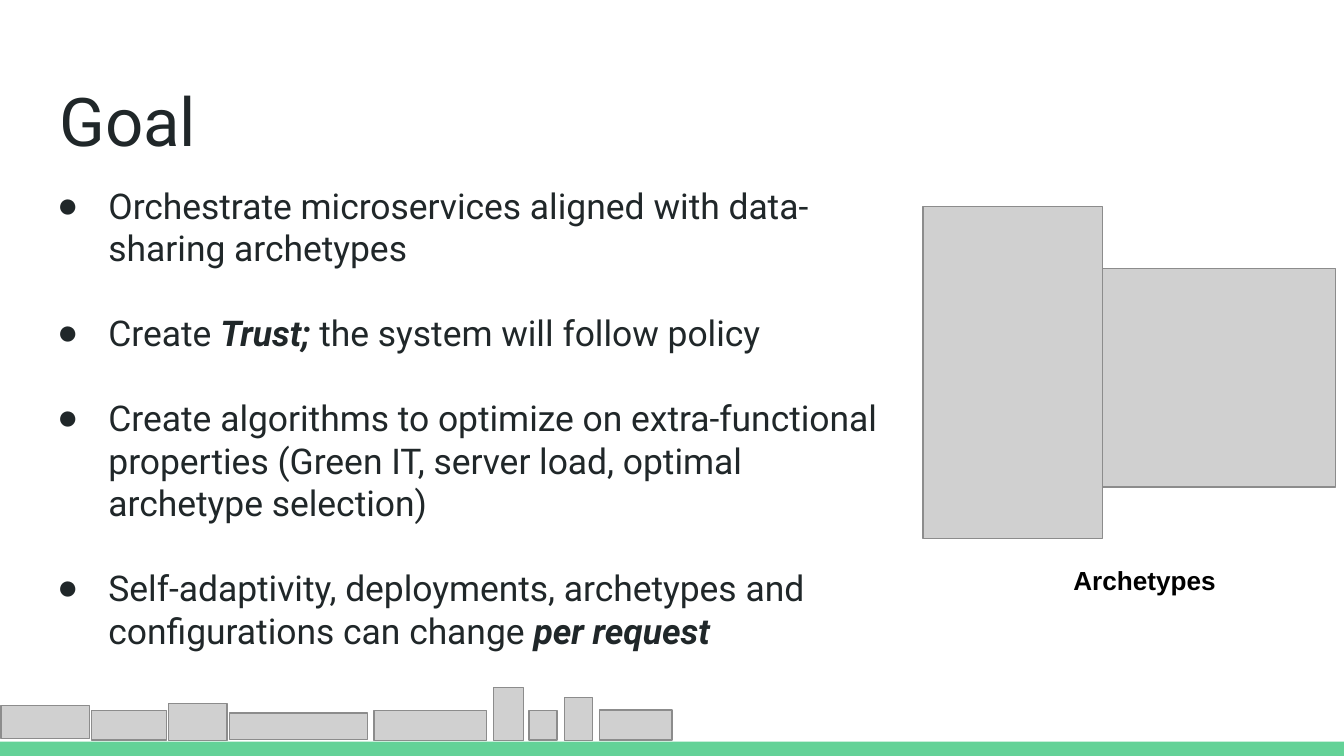
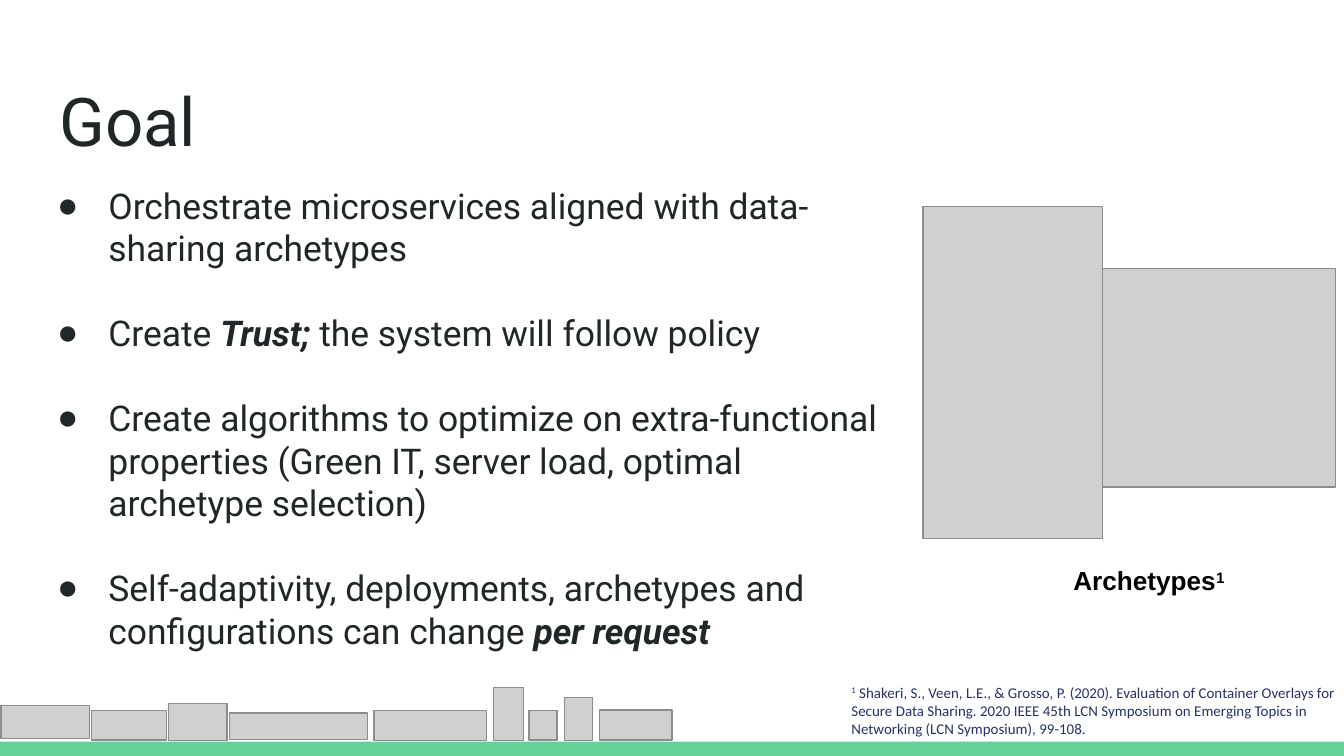
Before and after one commit to Jorrit05/DYNAMOS, a slide deck: slide 2 of docs/slides/panel.pptx. Drawn at 1344x756 pixels with LibreOffice and Linux fonts; fonts in the diff are those of the drawing; grey boxes stand for pictures. Boxes give left, top, right and bottom in pixels: in the first picture for what was removed or moved away, otherwise in the second. Text is boxed around its words. In the diff, an @@ line names an element or a change of style, - is before the commit and + after.

Commit message:
Slides

```diff
--- a/docs/slides/panel.pptx
+++ b/docs/slides/panel.pptx
@@ text added at [851, 687, 1334, 737], 8 pt, text #263165 @@
+1 Shakeri, S., Veen, L.E., & Grosso, P. (2020). Evaluation of Container Overlays for Secure Data Sharing. 2020 IEEE 45th LCN Symposium on Emerging Topics in Networking (LCN Symposium), 99-108.
```
Also in this commit, not shown: 1 other slide changed, 7 other files.
